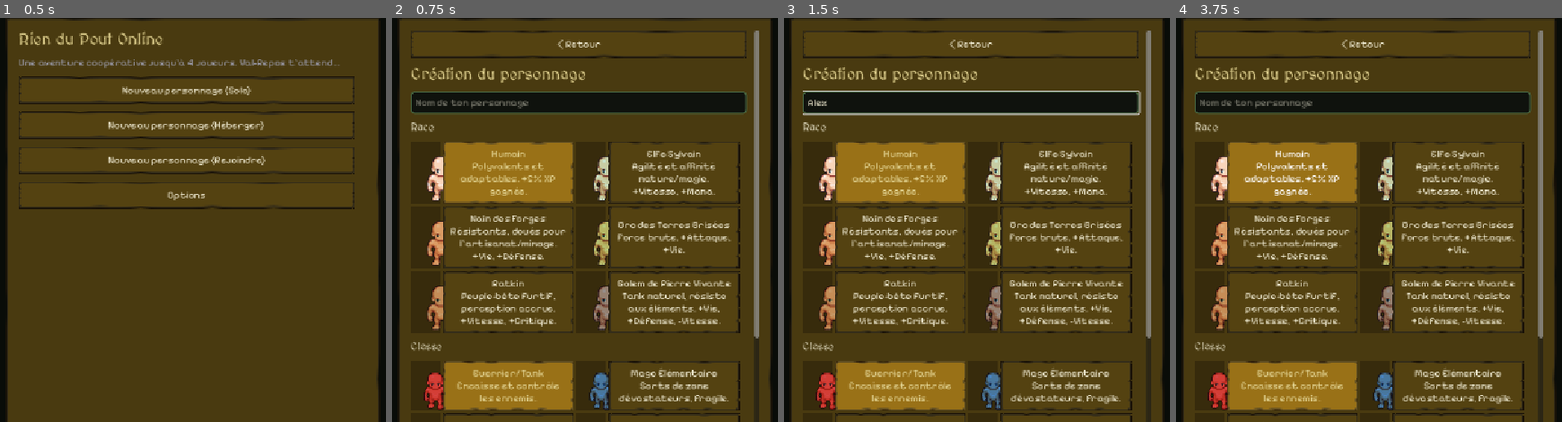
Above: before the commit, frames 1-4 (left to right).
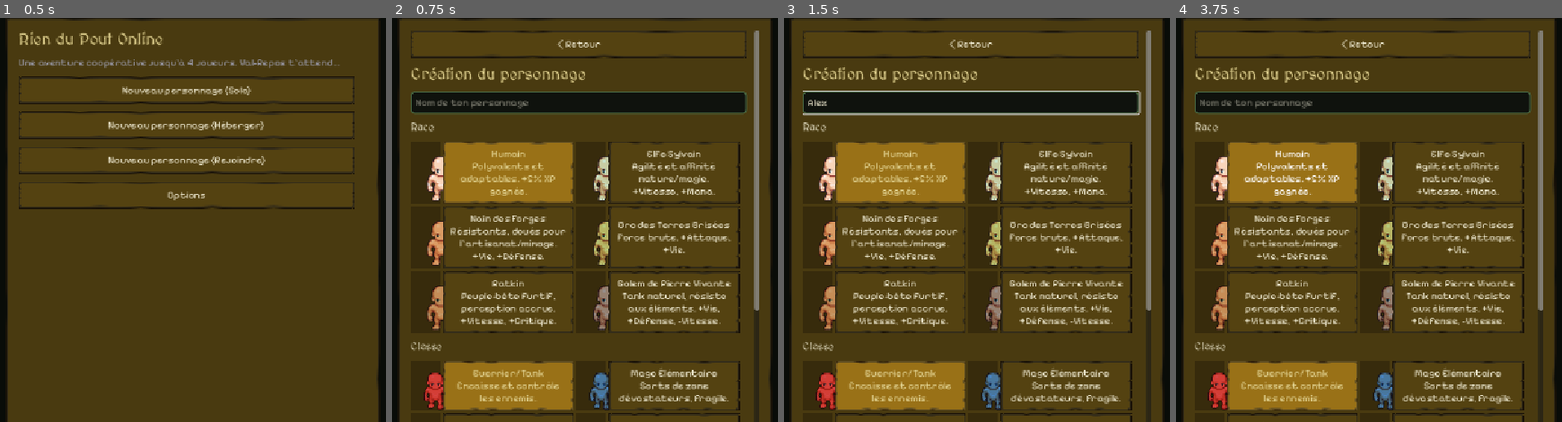
Above: after the commit, the same moments.

Repository: saintstrif13001/riendupout
Game: Godot game, scene res://scenes/Main.tscn
The game is run twice, just before and just after one commit, with the same random seed, the same clock (stepped at 60 frames per second) and the same inputs.
Inputs (mouse positions are in pixels of both pictures, inside the frame that each line leads up to):
- Up to frame 1 (0.5 s): no input
- Up to frame 2 (0.75 s): click "Nouveau personnage (Solo)" at 0.5 s
- Up to frame 3 (1.5 s): click (969, 102) at 1.27 s; type "Alex" at 1.35 s
- Up to frame 4 (3.75 s): click "< Retour" at 2 s; click "Nouveau personnage (Solo)" at 2.75 s; click "Humain Polyvalents et adaptab…" at 3.5 s

Frame 1 is identical in both runs. In frame 2, 0.1% of the frame differs, in the area x 93-96%, y 72-80%; in frame 3, 0.1%; in frame 4, 0.1%.

Commit message:
Ajoute icones de sorts, personnalisation (cheveux) et plein ecran fenetre
Suite au retour direct de l'utilisateur (icones pour les sorts,
personnalisation de personnage, plein ecran) :

- Chaque sort de chaque classe (12 au total) a maintenant une icone
  reconnaissable dans la barre de competences (data.gd: champ "icon"
  reutilisant les icones d'objets existantes - epee/bouclier/baton/arc/
  dague/bottes/amulette/gemme/potion selon le theme du sort) au lieu
  d'un simple carre de couleur unie.
- Personnalisation de l'apparence a la creation du personnage : choix
  de la couleur de cheveux parmi 8 teintes (auparavant fige en dur sur
  un brun unique, aucun choix possible). Stocke dans char_data.hair_color,
  applique dans player.gd (setup() ET respawn(), qui avait le meme
  defaut fige).
- Plein ecran fenetre par defaut (project.godot window/size/mode=3)
  au lieu d'une fenetre a taille fixe.

Tests : test_hotbar etendu (chaque sort de chaque classe charge une
icone valide), test_char_customization ajoute (couleur persistee dans
char_data, appliquee au sprite a la creation ET apres reapparition,
comportement par defaut inchange si aucun choix). Regression clean
(combat, portraits de creation de personnage, integrite des donnees).

Diff:
--- a/project.godot
+++ b/project.godot
@@ -24,6 +24,7 @@
 
 [display]
 
+window/size/mode=3
 window/stretch/mode="canvas_items"
 window/stretch/aspect="expand"
 
--- a/scripts/data.gd
+++ b/scripts/data.gd
@@ -22,48 +22,48 @@
 		"growth":{"hp":19,"mana":2,"atk":2.1,"def":2.0},
 		"color":Color(0.85,0.29,0.29),
 		"skills":[
-			{"id":"coup_puissant","name":"Coup Puissant","key":"skill_q","cd":4.0,"cost":8,"dmg_mult":2.0,"range":60,"fx_color":Color(0.95,0.3,0.25),"desc":"Frappe lourde."},
-			{"id":"cri_guerre","name":"Cri de Guerre","key":"skill_e","cd":12.0,"cost":15,"buff":{"atk":6,"def":6,"duration":6.0},"range":0,"party":true,"desc":"+ATK/DEF pour le groupe."},
+			{"id":"coup_puissant","name":"Coup Puissant","key":"skill_q","cd":4.0,"cost":8,"dmg_mult":2.0,"range":60,"fx_color":Color(0.95,0.3,0.25),"icon":"sword.png","desc":"Frappe lourde."},
+			{"id":"cri_guerre","name":"Cri de Guerre","key":"skill_e","cd":12.0,"cost":15,"buff":{"atk":6,"def":6,"duration":6.0},"range":0,"party":true,"icon":"shield.png","desc":"+ATK/DEF pour le groupe."},
 		]},
 	"mage": {"name":"Mage Élémentaire", "role":"dps_zone", "desc":"Sorts de zone dévastateurs, fragile.",
 		"base":{"hp":75,"mana":110,"atk":14,"def":3,"spd":150},
 		"growth":{"hp":8,"mana":15,"atk":2.8,"def":0.6},
 		"color":Color(0.29,0.56,0.85),
 		"skills":[
-			{"id":"boule_feu","name":"Boule de Feu","key":"skill_q","cd":2.5,"cost":14,"dmg_mult":2.6,"range":260,"projectile":true,"fx_color":Color(1,0.5,0.1),"desc":"Projectile de feu."},
-			{"id":"nova_glace","name":"Nova de Glace","key":"skill_e","cd":9.0,"cost":35,"dmg_mult":1.6,"range":130,"aoe":true,"fx_color":Color(0.5,0.85,1.0),"slow_pct":0.5,"slow_duration":3.0,"desc":"Dégâts de zone + ralentit."},
+			{"id":"boule_feu","name":"Boule de Feu","key":"skill_q","cd":2.5,"cost":14,"dmg_mult":2.6,"range":260,"projectile":true,"fx_color":Color(1,0.5,0.1),"icon":"staff.png","desc":"Projectile de feu."},
+			{"id":"nova_glace","name":"Nova de Glace","key":"skill_e","cd":9.0,"cost":35,"dmg_mult":1.6,"range":130,"aoe":true,"fx_color":Color(0.5,0.85,1.0),"slow_pct":0.5,"slow_duration":3.0,"icon":"gem.png","desc":"Dégâts de zone + ralentit."},
 		]},
 	"pretre": {"name":"Soigneur/Prêtre", "role":"heal", "desc":"Soigne et protège le groupe.",
 		"base":{"hp":90,"mana":100,"atk":8,"def":5,"spd":150},
 		"growth":{"hp":10,"mana":13,"atk":1.4,"def":1.0},
 		"color":Color(0.94,0.88,0.56),
 		"skills":[
-			{"id":"soin","name":"Lumière Bienfaisante","key":"skill_q","cd":2.2,"cost":16,"heal":35,"range":180,"party":true,"desc":"Soigne toi ou l'allié le plus proche."},
-			{"id":"bouclier_saint","name":"Bouclier Saint","key":"skill_e","cd":10.0,"cost":30,"shield":60,"duration":5.0,"range":180,"party":true,"desc":"Bouclier absorbant."},
+			{"id":"soin","name":"Lumière Bienfaisante","key":"skill_q","cd":2.2,"cost":16,"heal":35,"range":180,"party":true,"icon":"potion_red.png","desc":"Soigne toi ou l'allié le plus proche."},
+			{"id":"bouclier_saint","name":"Bouclier Saint","key":"skill_e","cd":10.0,"cost":30,"shield":60,"duration":5.0,"range":180,"party":true,"icon":"shield.png","desc":"Bouclier absorbant."},
 		]},
 	"archer": {"name":"Rôdeur/Chasseur", "role":"dps_range", "desc":"Dégâts à distance et pièges.",
 		"base":{"hp":100,"mana":50,"atk":13,"def":5,"spd":170},
 		"growth":{"hp":11,"mana":6,"atk":2.6,"def":1.0},
 		"color":Color(0.29,0.85,0.56),
 		"skills":[
-			{"id":"tir_rapide","name":"Tir Rapide","key":"skill_q","cd":1.8,"cost":8,"dmg_mult":1.5,"range":220,"projectile":true,"fx_color":Color(0.55,0.85,0.35),"desc":"Flèche rapide."},
-			{"id":"piege","name":"Piège à Ours","key":"skill_e","cd":9.0,"cost":20,"dmg_mult":0.8,"range":150,"fx_color":Color(0.6,0.45,0.2),"immobilize":2.0,"desc":"Immobilise un ennemi."},
+			{"id":"tir_rapide","name":"Tir Rapide","key":"skill_q","cd":1.8,"cost":8,"dmg_mult":1.5,"range":220,"projectile":true,"fx_color":Color(0.55,0.85,0.35),"icon":"bow.png","desc":"Flèche rapide."},
+			{"id":"piege","name":"Piège à Ours","key":"skill_e","cd":9.0,"cost":20,"dmg_mult":0.8,"range":150,"fx_color":Color(0.6,0.45,0.2),"immobilize":2.0,"icon":"dagger.png","desc":"Immobilise un ennemi."},
 		]},
 	"voleur": {"name":"Voleur/Assassin", "role":"dps_burst", "desc":"Burst de dégâts et crochetage.",
 		"base":{"hp":95,"mana":40,"atk":12,"def":4,"spd":195},
 		"growth":{"hp":10,"mana":4,"atk":2.4,"def":0.8},
 		"color":Color(0.6,0.29,0.85),
 		"skills":[
-			{"id":"coup_dos","name":"Coup dans le Dos","key":"skill_q","cd":3.0,"cost":10,"dmg_mult":2.8,"range":55,"crit_bonus":0.5,"fx_color":Color(0.65,0.3,0.85),"desc":"Fort dégâts, critique accru."},
-			{"id":"esquive","name":"Esquive Fumigène","key":"skill_e","cd":8.0,"cost":12,"dash":220,"invuln":0.4,"desc":"Fonce en avant, invulnérabilité brève."},
+			{"id":"coup_dos","name":"Coup dans le Dos","key":"skill_q","cd":3.0,"cost":10,"dmg_mult":2.8,"range":55,"crit_bonus":0.5,"fx_color":Color(0.65,0.3,0.85),"icon":"dagger.png","desc":"Fort dégâts, critique accru."},
+			{"id":"esquive","name":"Esquive Fumigène","key":"skill_e","cd":8.0,"cost":12,"dash":220,"invuln":0.4,"icon":"boots.png","desc":"Fonce en avant, invulnérabilité brève."},
 		]},
 	"barde": {"name":"Barde/Support", "role":"support", "desc":"Buffs de groupe, débuffs ennemis.",
 		"base":{"hp":100,"mana":80,"atk":9,"def":5,"spd":165},
 		"growth":{"hp":11,"mana":10,"atk":1.8,"def":1.0},
 		"color":Color(0.85,0.29,0.69),
 		"skills":[
-			{"id":"chant_vaillance","name":"Chant de Vaillance","key":"skill_q","cd":9.0,"cost":20,"buff":{"atk":5,"spd":20,"duration":7.0},"range":0,"party":true,"desc":"+ATK/Vitesse pour le groupe."},
-			{"id":"complainte","name":"Complainte Lugubre","key":"skill_e","cd":9.0,"cost":20,"dmg_mult":0.5,"range":180,"aoe":true,"fx_color":Color(0.55,0.3,0.55),"desc":"Réduit la défense ennemie."},
+			{"id":"chant_vaillance","name":"Chant de Vaillance","key":"skill_q","cd":9.0,"cost":20,"buff":{"atk":5,"spd":20,"duration":7.0},"range":0,"party":true,"icon":"amulet.png","desc":"+ATK/Vitesse pour le groupe."},
+			{"id":"complainte","name":"Complainte Lugubre","key":"skill_e","cd":9.0,"cost":20,"dmg_mult":0.5,"range":180,"aoe":true,"fx_color":Color(0.55,0.3,0.55),"icon":"gem.png","desc":"Réduit la défense ennemie."},
 		]},
 }
 
--- a/scripts/game_state.gd
+++ b/scripts/game_state.gd
@@ -35,9 +35,10 @@
 func delete_save() -> void:
 	if has_save(): DirAccess.remove_absolute(ProjectSettings.globalize_path(SAVE_PATH))
 
-func new_character(cname: String, race: String, cls: String) -> Dictionary:
+func new_character(cname: String, race: String, cls: String, hair_color: String = "#3f2a1a") -> Dictionary:
 	return {
 		"name": cname, "race": race, "class": cls, "level": 1, "xp": 0, "gold": 20,
+		"hair_color": hair_color, # couleur de cheveux choisie à la création (personnalisation d'apparence)
 		"equipment": {"weapon": "", "armor": ""},
 		"inventory": {},
 		"quests_active": {}, # qid -> progress(int)
--- a/scripts/hud.gd
+++ b/scripts/hud.gd
@@ -199,6 +199,13 @@
 	bg.set_anchors_preset(Control.PRESET_FULL_RECT)
 	bg.mouse_filter = Control.MOUSE_FILTER_IGNORE
 	stack.add_child(bg)
+	var icon_rect = TextureRect.new()
+	icon_rect.set_anchors_preset(Control.PRESET_FULL_RECT)
+	icon_rect.offset_left = 6; icon_rect.offset_top = 6; icon_rect.offset_right = -6; icon_rect.offset_bottom = -6
+	icon_rect.expand_mode = TextureRect.EXPAND_IGNORE_SIZE
+	icon_rect.stretch_mode = TextureRect.STRETCH_KEEP_ASPECT_CENTERED
+	icon_rect.mouse_filter = Control.MOUSE_FILTER_IGNORE
+	stack.add_child(icon_rect)
 	var cd_overlay = ColorRect.new()
 	cd_overlay.color = Color(0, 0, 0, 0.75)
 	cd_overlay.size = Vector2(HOTBAR_SLOT_SIZE, 0)
@@ -220,7 +227,7 @@
 	cd_lbl.visible = false
 	stack.add_child(cd_lbl)
 	hotbar.add_child(panel)
-	return {"panel": panel, "bg": bg, "cd_overlay": cd_overlay, "cd_label": cd_lbl}
+	return {"panel": panel, "bg": bg, "icon": icon_rect, "cd_overlay": cd_overlay, "cd_label": cd_lbl, "loaded_icon_path": ""}
 
 func _process(_delta: float) -> void:
 	if world == null or world.player == null or hotbar_slots.is_empty(): return
@@ -234,6 +241,9 @@
 			continue
 		slot.panel.visible = true
 		var skill = cls.skills[i]
+		if skill.has("icon") and slot.loaded_icon_path != skill.icon:
+			slot.icon.texture = load(Data.ICON_PATH + skill.icon)
+			slot.loaded_icon_path = skill.icon
 		var remain = maxf(0.0, world.player.cooldowns.get("skill%d" % i, 0.0) - now)
 		var frac = clampf(remain / skill.cd, 0.0, 1.0)
 		slot.cd_overlay.size.y = HOTBAR_SLOT_SIZE * frac
--- a/scripts/main.gd
+++ b/scripts/main.gd
@@ -4,6 +4,17 @@
 
 var sel_race := "humain"
 var sel_class := "guerrier"
+var sel_hair_color := "#3f2a1a"
+const HAIR_COLORS := [
+	{"name": "Brun", "hex": "#3f2a1a"},
+	{"name": "Noir", "hex": "#1a1a1a"},
+	{"name": "Blond", "hex": "#c9a227"},
+	{"name": "Roux", "hex": "#a34a1f"},
+	{"name": "Blanc", "hex": "#d8d8d8"},
+	{"name": "Bleu", "hex": "#3a6ea5"},
+	{"name": "Vert", "hex": "#4a8a4a"},
+	{"name": "Rose", "hex": "#c96aa8"},
+]
 var name_edit: LineEdit
 var content: VBoxContainer
 var status_label: Label
@@ -218,6 +229,34 @@
 		b.name = "Button"
 		row2.add_child(b)
 		class_grid.add_child(row2)
+
+	_title("Couleur de cheveux", 17)
+	var hair_row = HBoxContainer.new()
+	hair_row.add_theme_constant_override("separation", 8)
+	content.add_child(hair_row)
+	for hc in HAIR_COLORS:
+		var btn = Button.new()
+		btn.custom_minimum_size = Vector2(38, 38)
+		btn.toggle_mode = true
+		btn.button_pressed = (hc.hex == sel_hair_color)
+		btn.tooltip_text = hc.name
+		var sb = StyleBoxFlat.new()
+		sb.bg_color = Color(hc.hex)
+		sb.set_corner_radius_all(6)
+		sb.border_color = Color(1, 1, 1, 0.5)
+		sb.set_border_width_all(2)
+		var sb_pressed = sb.duplicate()
+		sb_pressed.border_color = Color(1, 0.9, 0.3, 1)
+		sb_pressed.set_border_width_all(3)
+		btn.add_theme_stylebox_override("normal", sb)
+		btn.add_theme_stylebox_override("hover", sb)
+		btn.add_theme_stylebox_override("pressed", sb_pressed)
+		btn.add_theme_stylebox_override("hover_pressed", sb_pressed)
+		btn.pressed.connect(func():
+			sel_hair_color = hc.hex
+			for cc in hair_row.get_children(): cc.button_pressed = false
+			btn.button_pressed = true)
+		hair_row.add_child(btn)
 
 	_button("Confirmer", _on_char_confirmed)
 
@@ -260,7 +299,7 @@
 func _on_char_confirmed() -> void:
 	var cname = name_edit.text.strip_edges()
 	if cname == "": cname = "Aventurier"
-	GameState.char_data = GameState.new_character(cname, sel_race, sel_class)
+	GameState.char_data = GameState.new_character(cname, sel_race, sel_class, sel_hair_color)
 	match GameState.mode:
 		"solo": launch_world()
 		"host": do_host()
--- a/scripts/player.gd
+++ b/scripts/player.gd
@@ -72,7 +72,7 @@
 	vest_sprite.z_index = 2
 	hair_sprite.z_index = 3
 	head_sprite.z_index = 4
-	hair_sprite.modulate = Color(0.25, 0.16, 0.1)
+	hair_sprite.modulate = Color(cd.get("hair_color", "#3f2a1a"))
 	var cls = Data.CLASSES[cd["class"]]
 	vest_sprite.modulate = cls.color
 
@@ -206,7 +206,7 @@
 	head_sprite.modulate = race.tint
 	var cls = Data.CLASSES[char_data["class"]]
 	vest_sprite.modulate = cls.color
-	hair_sprite.modulate = Color(0.25, 0.16, 0.1)
+	hair_sprite.modulate = Color(char_data.get("hair_color", "#3f2a1a"))
 
 func gain_xp(amount: int) -> Dictionary:
 	var race = Data.RACES[char_data.race]
--- a/scripts/tools/capture.gd
+++ b/scripts/tools/capture.gd
@@ -194,6 +194,8 @@
 			var hud_o = inst.get_node("Hud")
 			hud_o.sync_options()
 			hud_o.options_overlay.visible = true
+		elif test_mode == "test_char_customization":
+			_run_char_customization_test()
 		elif test_mode == "test_quit_to_menu":
 			_run_quit_to_menu_test()
 		elif test_mode == "show_player_hit_flash":
@@ -1680,9 +1682,27 @@
 	hud._process(0.0)
 	var dimmed_when_cant_afford = hud.hotbar_slots[0].bg.color.r > hud.hotbar_slots[0].bg.color.g + 0.1 # teinte rougeâtre
 
-	var all_ok = slots_built and ready_before_use and cooldown_shown_after_use and other_slot_unaffected and overlay_clears_after_cooldown_expires and dimmed_when_cant_afford
-	print("TEST_RESULT all_ok=%s slots_built=%s ready_before_use=%s cooldown_shown_after_use=%s other_slot_unaffected=%s overlay_clears_after_cooldown_expires=%s dimmed_when_cant_afford=%s"
-		% [all_ok, slots_built, ready_before_use, cooldown_shown_after_use, other_slot_unaffected, overlay_clears_after_cooldown_expires, dimmed_when_cant_afford])
+	var icon_loaded_for_current_class = hud.hotbar_slots[0].icon.texture != null and hud.hotbar_slots[1].icon.texture != null
+
+	# Les emplacements montraient juste un carré de couleur unie, sans aucune
+	# icône reconnaissable pour le sort : verifie que CHAQUE sort de CHAQUE
+	# classe déclare une icône et qu'elle charge réellement (fichier présent).
+	var all_icons_load = true
+	var missing_icons = []
+	for cid in Data.CLASSES.keys():
+		for skill in Data.CLASSES[cid].skills:
+			if not skill.has("icon"):
+				all_icons_load = false
+				missing_icons.append("%s/%s (aucune icone déclarée)" % [cid, skill.id])
+				continue
+			var tex = load(Data.ICON_PATH + skill.icon)
+			if tex == null:
+				all_icons_load = false
+				missing_icons.append("%s/%s -> %s" % [cid, skill.id, skill.icon])
+
+	var all_ok = slots_built and ready_before_use and cooldown_shown_after_use and other_slot_unaffected and overlay_clears_after_cooldown_expires and dimmed_when_cant_afford and icon_loaded_for_current_class and all_icons_load
+	print("TEST_RESULT all_ok=%s slots_built=%s ready_before_use=%s cooldown_shown_after_use=%s other_slot_unaffected=%s overlay_clears_after_cooldown_expires=%s dimmed_when_cant_afford=%s icon_loaded_for_current_class=%s all_icons_load=%s missing_icons=%s"
+		% [all_ok, slots_built, ready_before_use, cooldown_shown_after_use, other_slot_unaffected, overlay_clears_after_cooldown_expires, dimmed_when_cant_afford, icon_loaded_for_current_class, all_icons_load, missing_icons])
 
 func _run_player_hit_flash_test() -> void:
 	print("TEST_START:player_hit_flash")
@@ -1823,6 +1843,35 @@
 
 	print("TEST_RESULT quit_button_found=%s menu_button_found=%s has_quit_to_menu_method=%s save_now_persists_position=%s"
 		% [quit_button_found, menu_button_found, has_quit_to_menu_method, save_now_persists_position])
+
+func _run_char_customization_test() -> void:
+	print("TEST_START:char_customization")
+	# L'apparence du joueur (couleur de cheveux) etait entierement figee — aucun
+	# choix possible a la creation, toujours le meme brun (0.25,0.16,0.1) code
+	# en dur. Verifie que la couleur choisie est bien persistee dans char_data
+	# et appliquee au sprite, y compris apres une reapparition (respawn()
+	# reinitialise les teintes et avait le meme defaut fige).
+	var gs = root.get_node("/root/GameState")
+	var cd_custom = gs.new_character("Custom", "humain", "guerrier", "#3a6ea5")
+	var hair_color_persisted = cd_custom.hair_color == "#3a6ea5"
+
+	var cd_default = gs.new_character("Default", "humain", "guerrier")
+	var default_hair_color_unchanged = cd_default.hair_color == "#3f2a1a"
+
+	var p = load("res://scenes/Player.tscn").instantiate()
+	inst.get_node("Players").add_child(p)
+	p.setup(cd_custom, false, 998)
+	var hair_applied_on_setup = p.hair_sprite.modulate.is_equal_approx(Color("#3a6ea5"))
+
+	p.dead = true
+	p.respawn(Vector2(100, 100))
+	var hair_applied_on_respawn = p.hair_sprite.modulate.is_equal_approx(Color("#3a6ea5"))
+
+	p.queue_free()
+
+	var all_ok = hair_color_persisted and default_hair_color_unchanged and hair_applied_on_setup and hair_applied_on_respawn
+	print("TEST_RESULT all_ok=%s hair_color_persisted=%s default_hair_color_unchanged=%s hair_applied_on_setup=%s hair_applied_on_respawn=%s"
+		% [all_ok, hair_color_persisted, default_hair_color_unchanged, hair_applied_on_setup, hair_applied_on_respawn])
 
 func _run_stats_screen_test() -> void:
 	print("TEST_START:stats_screen")
